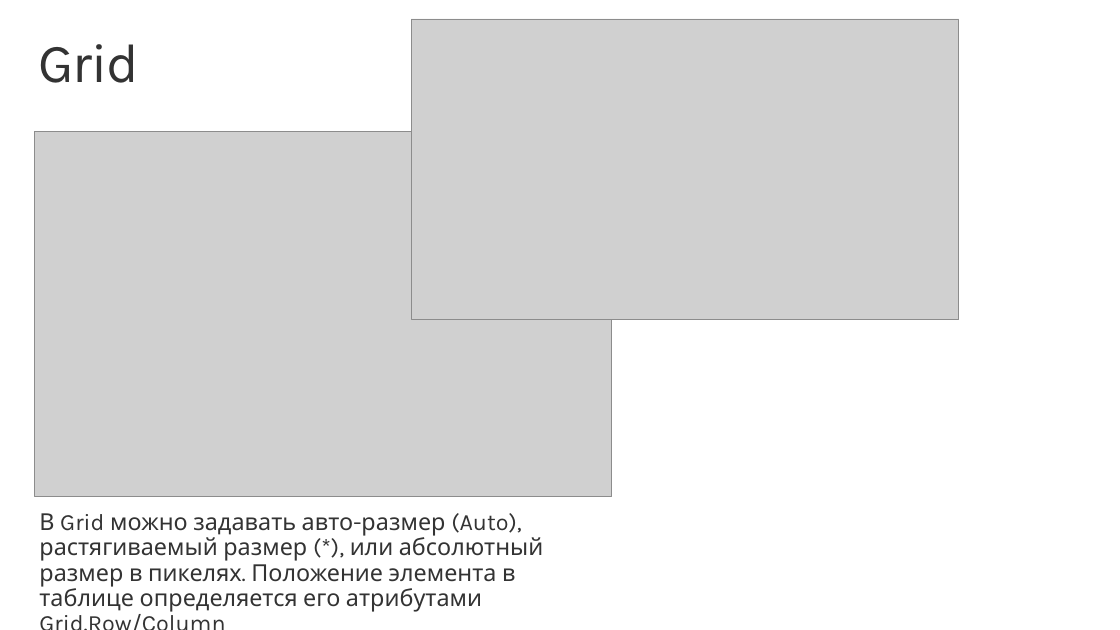
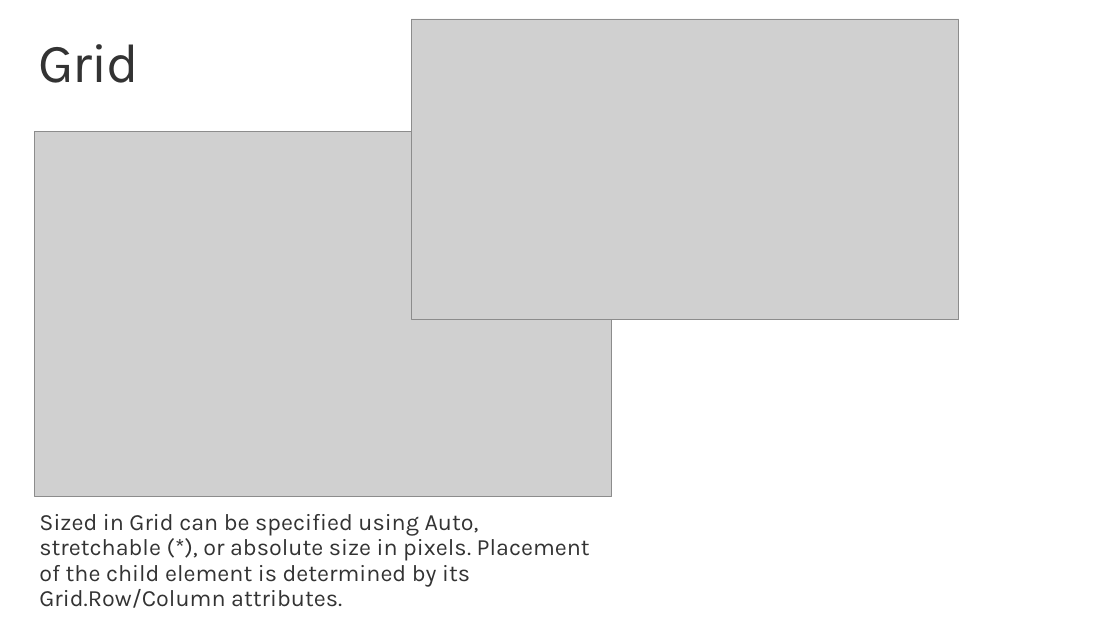
Before and after one commit to evangelism/Win10UWPCourse, a slide deck: slide 5 of 01. Introduction to UWP/1a. XAML Controls.pptx. Drawn at 1120x630 pixels with LibreOffice and Linux fonts; fonts in the diff are those of the drawing; grey boxes stand for pictures; background and template pictures are left out. Boxes give left, top, right and bottom in pixels: in the first picture for what was removed or moved away, otherwise in the second. Text is boxed around its words. In the diff, an @@ line names an element or a change of style, - is before the commit and + after.

```diff
--- a/01. Introduction to UWP/1a. XAML Controls.pptx
+++ b/01. Introduction to UWP/1a. XAML Controls.pptx
@@ text at [39,514,590,608]: text changed @@
-В Grid можно задавать авто-размер (Auto), растягиваемый размер (*), или абсолютный размер в пикелях. Положение элемента в таблице определяется его атрибутами Grid.Row/Column
+Sized in Grid can be specified using Auto, stretchable (*), or absolute size in pixels. Placement of the child element is determined by its Grid.Row/Column attributes.
```
Also in this commit, not shown: 10 other slides changed, 1 slide added, 1 slide removed, 15 other files.
